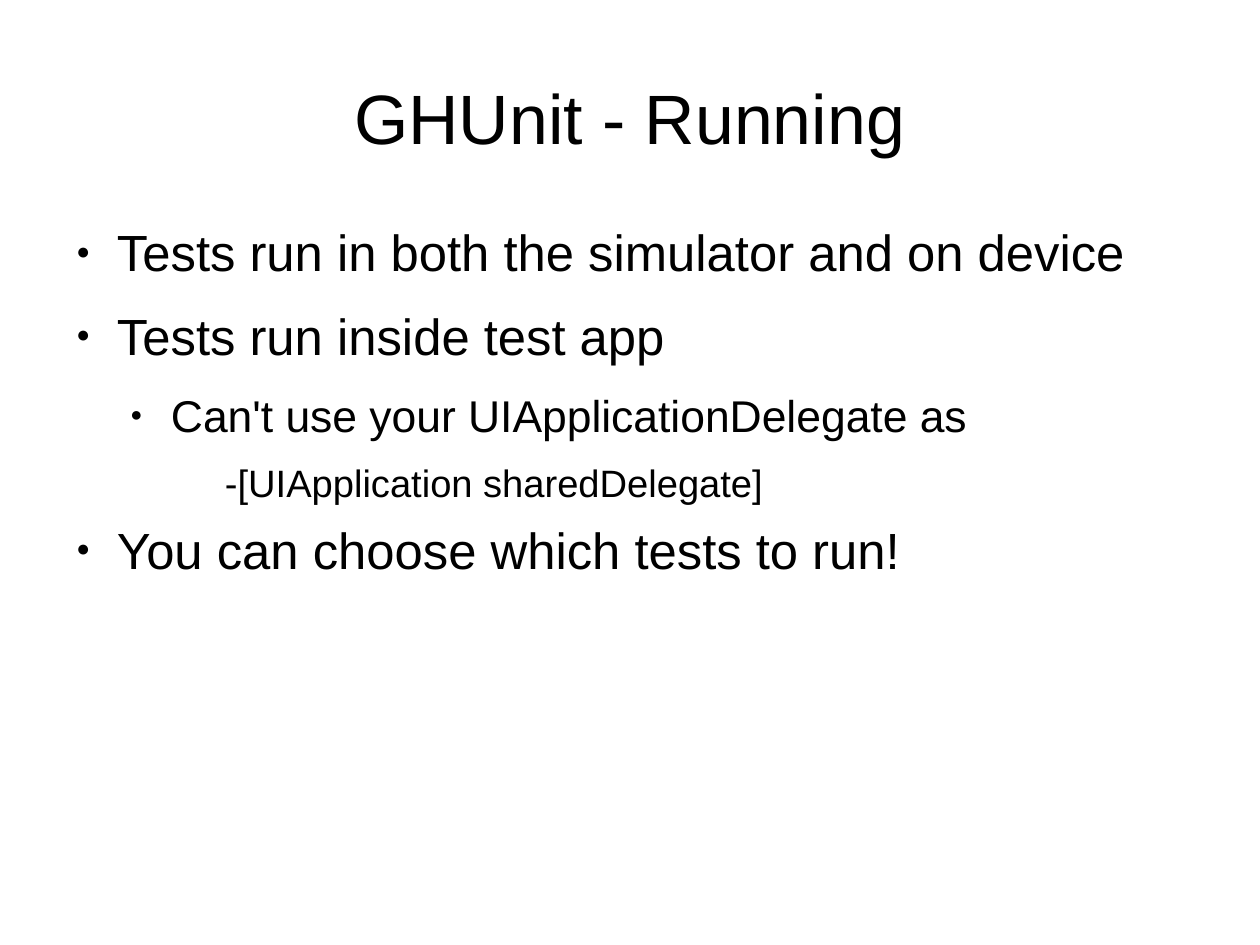
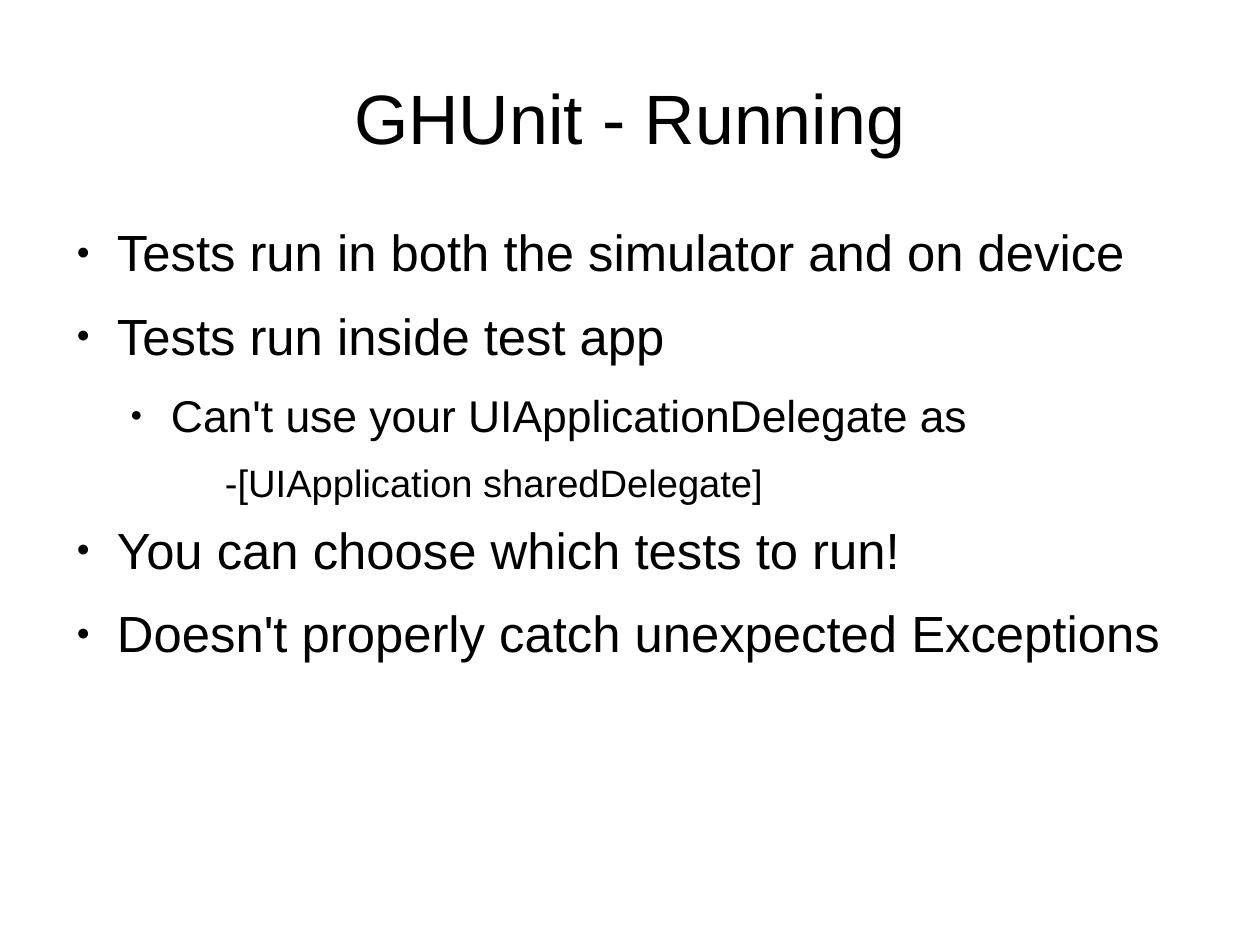
Before and after one commit to StlMobileDev/iPhone-Testing, a slide deck: slide 26 of Testing-Testing-iOS.odp. Drawn at 1260x945 pixels with LibreOffice and Linux fonts; fonts in the diff are those of the drawing. Boxes give left, top, right and bottom in pixels: in the first picture for what was removed or moved away, otherwise in the second. Text is boxed around its words. In the diff, an @@ line names an element or a change of style, - is before the commit and + after.

```diff
--- a/Testing-Testing-iOS.odp
+++ b/Testing-Testing-iOS.odp
@@ text at (117,615,1159,663): paragraph added @@
+● Doesn't properly catch unexpected Exceptions
```
Also in this commit, not shown: 1 other slide changed, 2 slides added, 1 other file.
